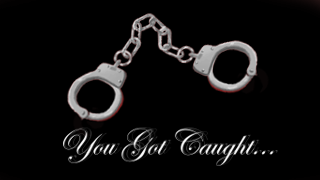
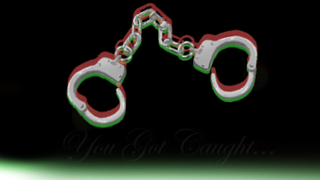
Before/after of a 320×180 layered artwork. What changed in the layer stack:
painted on "cuff closurw Merged" over bbox(0, 0, 256, 64)
"Vector Layer 1 Merged": opacity 99% → 6% over bbox(0, 0, 320, 180)
